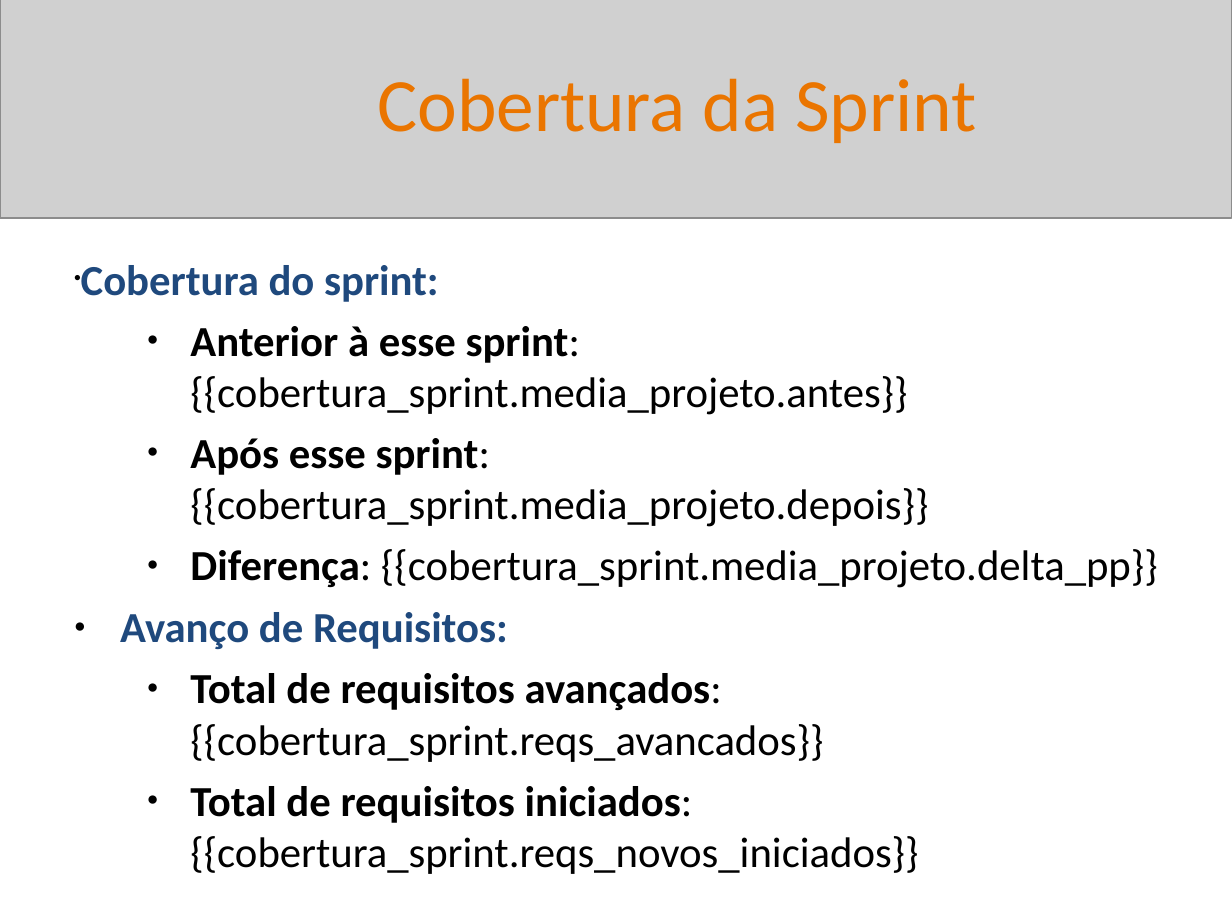
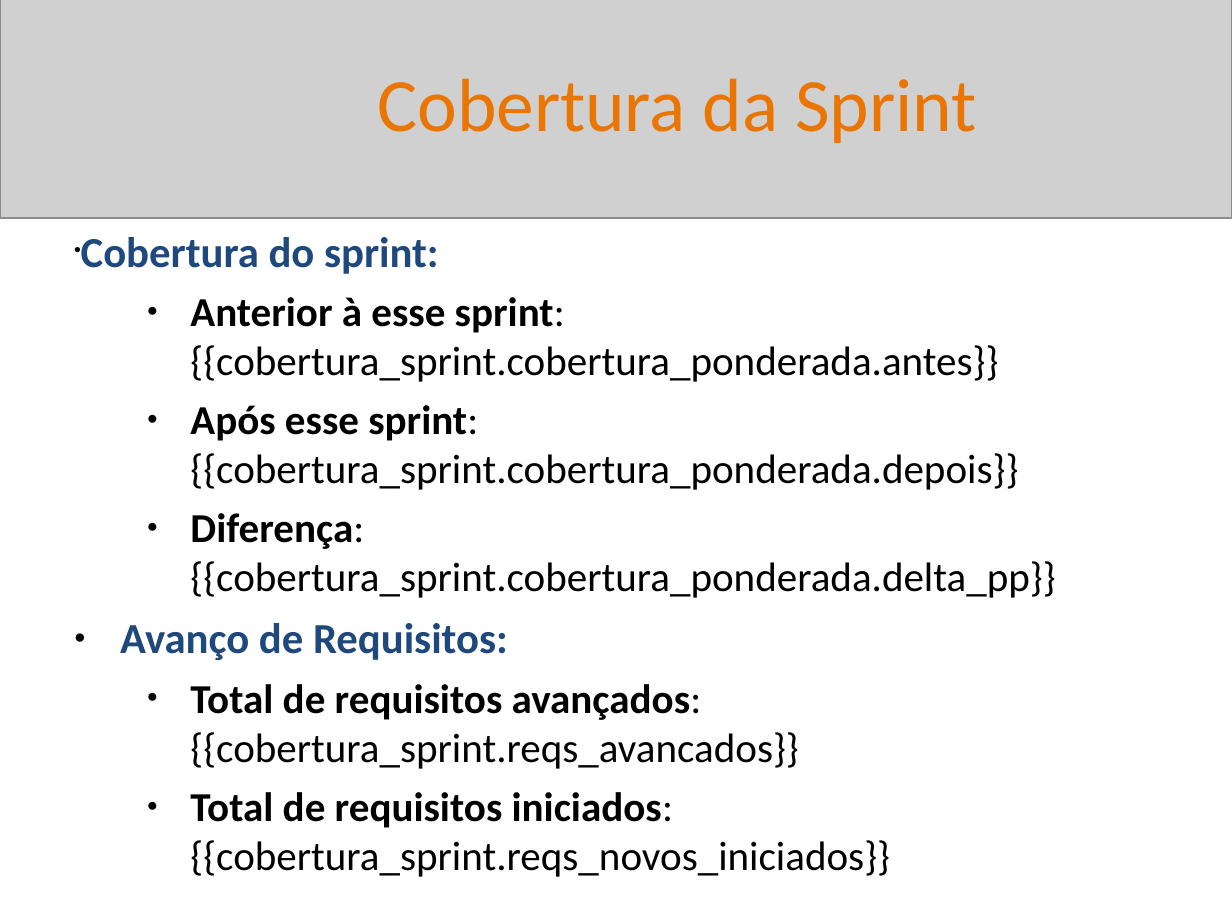
Before and after one commit to BetoFigu66/AgenteAssistenteDeVendas, a slide deck: slide 4 of artefatos/gerente_de_projetos/report_templates/template_sprint_review_interno.pptx. Drawn at 1232x924 pixels with LibreOffice and Linux fonts; fonts in the diff are those of the drawing; grey boxes stand for pictures. Boxes give left, top, right and bottom in pixels: in the first picture for what was removed or moved away, otherwise in the second. Text is boxed around its words. In the diff, an @@ line names an element or a change of style, - is before the commit and + after.

Commit message:
Evolução do gerente de projetos na geração de sprint report (gráfico de cobertura).

```diff
--- a/artefatos/gerente_de_projetos/report_templates/template_sprint_review_interno.pptx
+++ b/artefatos/gerente_de_projetos/report_templates/template_sprint_review_interno.pptx
@@ text "Cobertura do sprint:": place and size @@
-text "Cobertura do sprint:" at bbox=[81, 265, 1158, 874]
+text "Cobertura do sprint:" at bbox=[81, 237, 1055, 877]
@@ text at bbox=[190, 297, 1055, 598]: text changed; size 25 to 24 pt @@
-  ● Anterior à esse sprint: {{cobertura_sprint.media_projeto.antes}}
-  ● Após esse sprint: {{cobertura_sprint.media_projeto.depois}}
-  ● Diferença: {{cobertura_sprint.media_projeto.delta_pp}}
+  ● Anterior à esse sprint: {{cobertura_sprint.cobertura_ponderada.antes}}
+  ● Após esse sprint: {{cobertura_sprint.cobertura_ponderada.depois}}
+  ● Diferença: {{cobertura_sprint.cobertura_ponderada.delta_pp}}
@@ text at bbox=[190, 684, 890, 877]: size 25 to 24 pt in "Total de requisitos avançados: {{cobertura_sprint.reqs_avanc ...", "Total de requisitos iniciados: {{cobertura_sprint.reqs_novos ..." @@
```
Also in this commit, not shown: 1 other slide changed, 1 slide removed, 6 other files.
